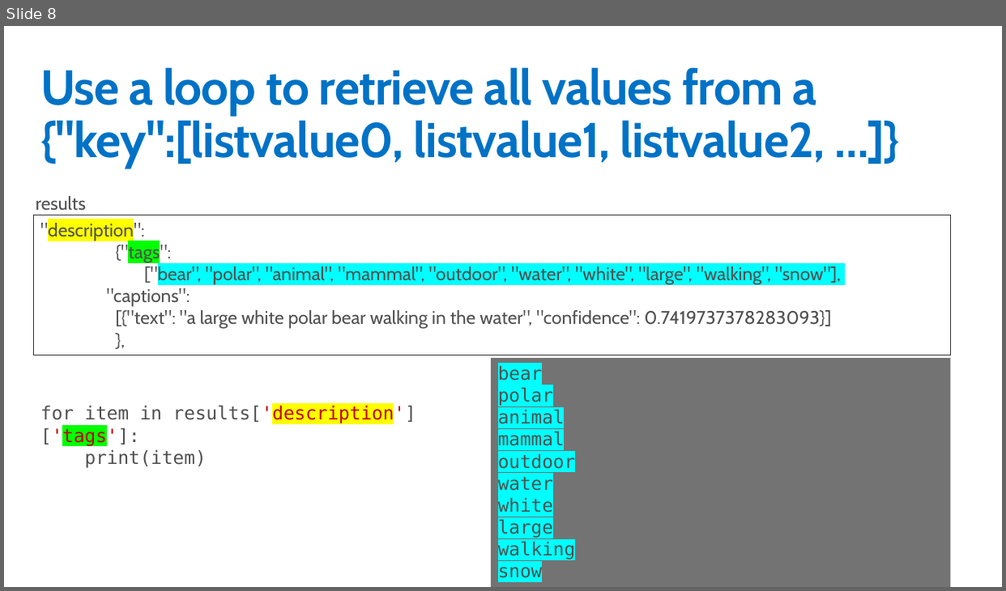
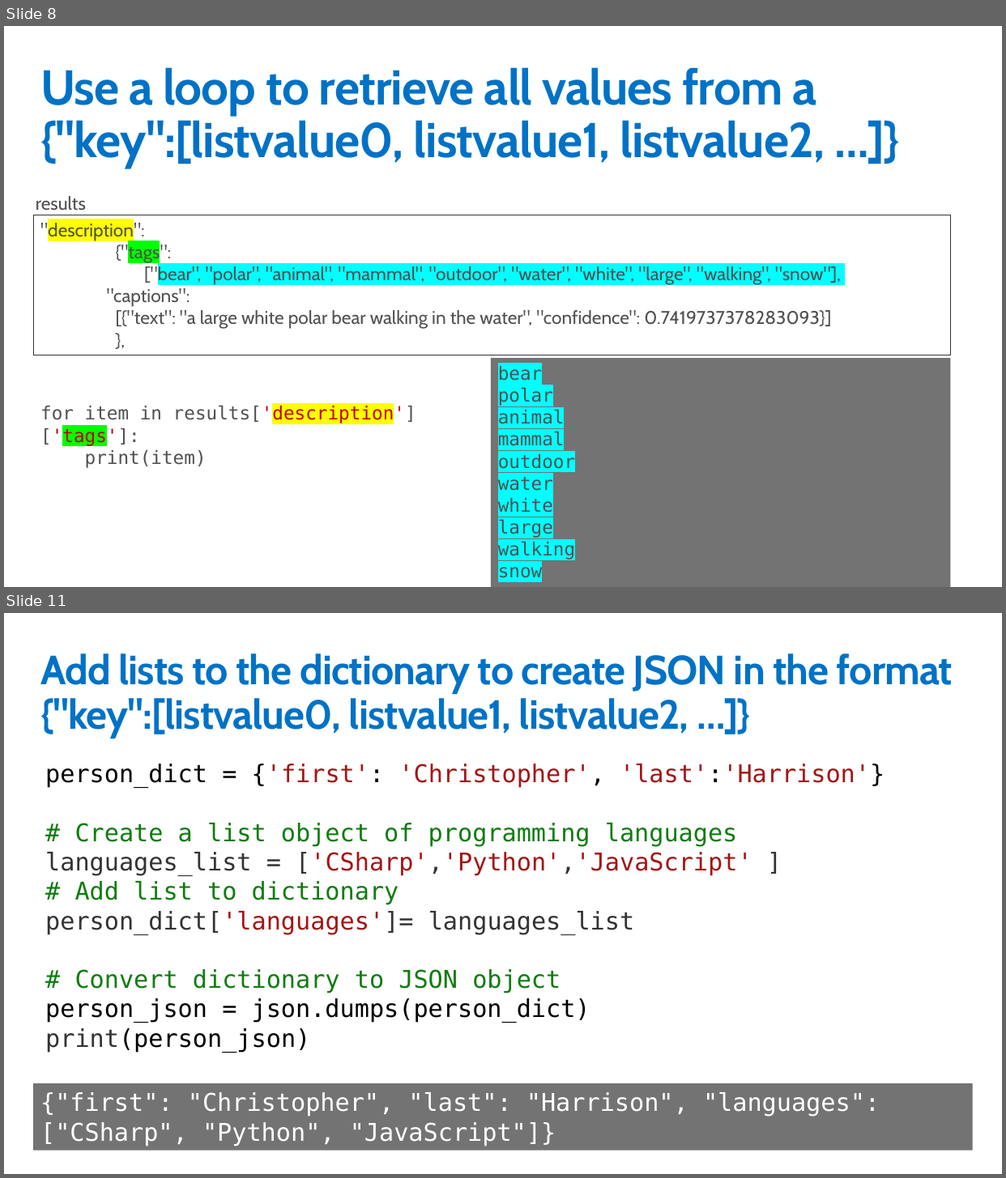
Before and after one commit to GeekTrainer/python-getting-started, a slide deck: Slides/17 - JSON.pptx. Shown one above the other, each under a label of ours: slide 8 before the commit, slides 8 and 11 after it; the slides between them are not shown. The pictures are 1006x591 and 1006x1178 pixels, drawn with LibreOffice and Linux fonts; fonts in the diff are those of the drawing. Boxes give left, top, right and bottom in pixels: in the first picture for what was removed or moved away, otherwise in the second. Text is boxed around its words. In the diff, an @@ line names an element or a change of style, - is before the commit and + after.

Commit message:
Modifications from Day 1
Also includes additional JSON content

```diff
--- a/Slides/17 - JSON.pptx
+++ b/Slides/17 - JSON.pptx
@@ slide 11 added at box(4, 613, 1002, 1174), background #FFFFFF @@
@@ title added at box(40, 653, 953, 738), 40 pt, text #0072C6, bold @@
+Add lists to the dictionary to create JSON in the format {"key":[listvalue0, listvalue1, listvalue2, …]}
@@ text added at box(45, 764, 884, 1052), 24 pt, text #107C10 @@
+person_dict = {'first': 'Christopher', 'last':'Harrison'}
+# Create a list object of programming languages
+languages_list = ['CSharp','Python','JavaScript' ]
+# Add list to dictionary
+person_dict['languages']= languages_list
+# Convert dictionary to JSON object
+person_json = json.dumps(person_dict)
+print(person_json)
@@ rectangle added at box(33, 1084, 973, 1151), fill #737373, 24 pt, text #FFFFFF @@
+{"first": "Christopher", "last": "Harrison", "languages": ["CSharp", "Python", "JavaScript"]}
```
Also in this commit, not shown: 2 other slides added, 19 other files.
